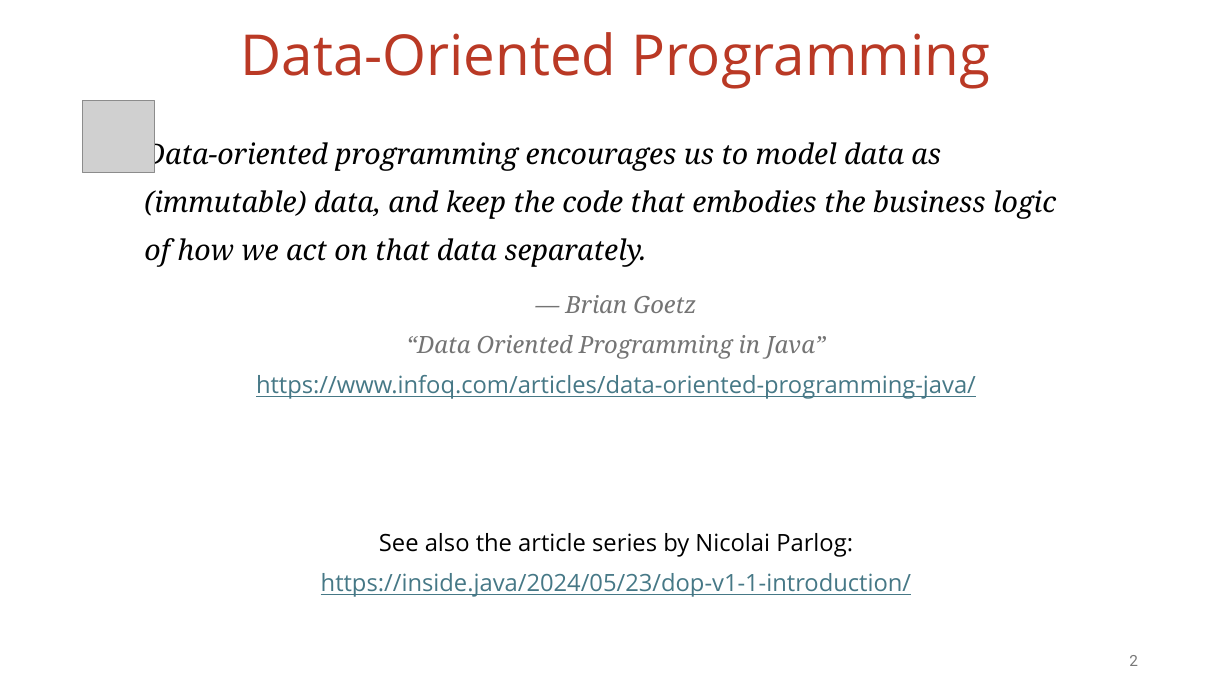
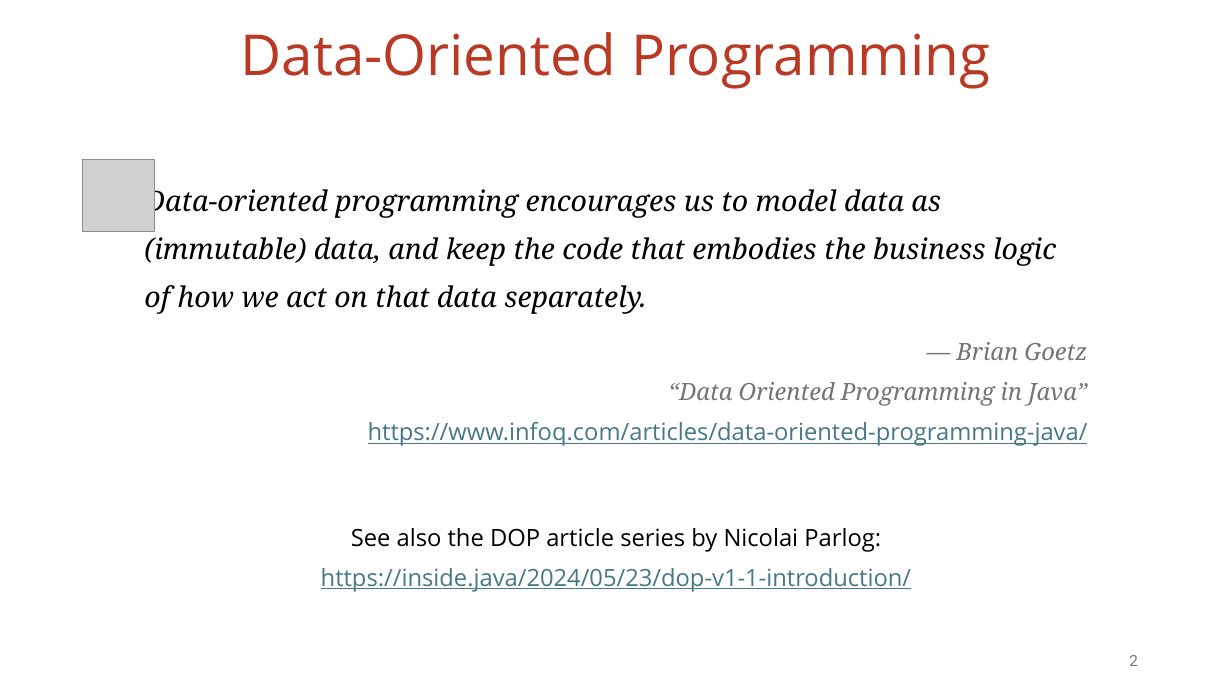
Before and after one commit to vmzakharov/missing-dataframe-talk, a slide deck: slide 2 of presentation/Missing_Dataframe_Short.pptx. Drawn at 1232x693 pixels with LibreOffice and Linux fonts; fonts in the diff are those of the drawing; grey boxes stand for pictures. Boxes give left, top, right and bottom in pixels: in the first picture for what was removed or moved away, otherwise in the second. Text is boxed around its words. In the diff, an @@ line names an element or a change of style, - is before the commit and + after.

Commit message:
updates slides

```diff
--- a/presentation/Missing_Dataframe_Short.pptx
+++ b/presentation/Missing_Dataframe_Short.pptx
@@ picture: place and size @@
-picture at box(82, 100, 154, 172)
+picture at box(82, 159, 154, 231)
@@ text at box(368, 342, 1088, 446): alignment centre to right @@
@@ text at box(321, 528, 911, 592): text changed @@
-See also the article series by Nicolai Parlog:
-https://inside.java/2024/05/23/dop-v1-1-introduction/
+See also the DOP article series by Nicolai Parlog:
+https://inside.java/2024/05/23/dop-v1-1-introduction/
```
Also in this commit, not shown: 7 other slides changed, 1 slide added, 1 other file.
